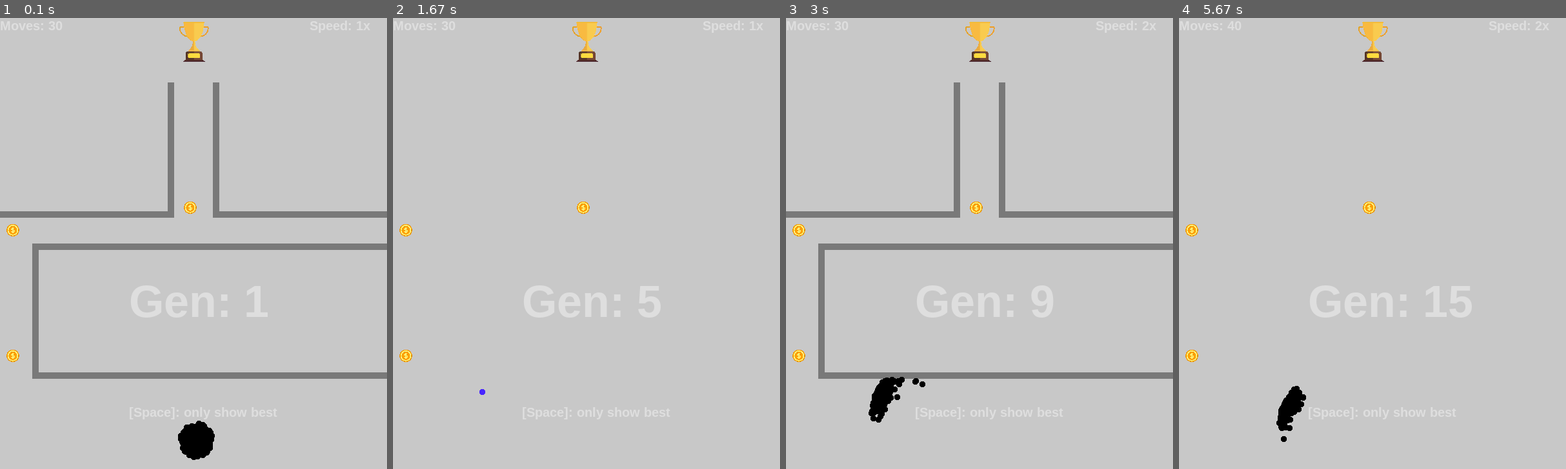
Above: before the commit, frames 1-4 (left to right).
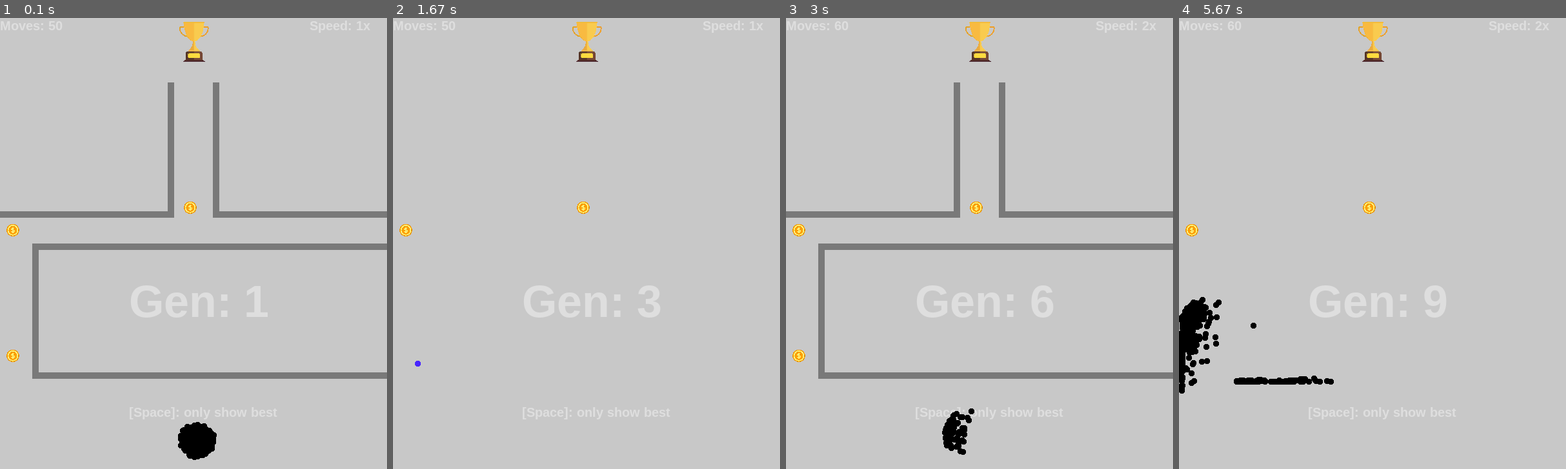
Above: after the commit, the same moments.

Repository: Coen-Potgieter/Projects
Game: pygame game, started from ML_dots/showcase.py
Same seed, same stepped clock (60 frames per second), same inputs: the game is played once before the commit and once after it.
Inputs:
- Up to frame 1 (0.1 s): no input
- Up to frame 2 (1.67 s): hold Up 0.33-0.8 s; hold Down 0.83-1.13 s; tap Space at 0.9, 1.23, 1.63 s; tap F at 0.98 s; hold Up 1.17-1.53 s; hold Down from 1.57 s (still down)
- Up to frame 3 (3 s): release Down at 1.93 s; hold Up 1.97-2.27 s; tap Space at 2.03, 2.37, 2.7 s; tap F at 2.12 s; hold Down 2.3-2.6 s; hold Up from 2.63 s (still down)
- Up to frame 4 (5.67 s): release Up at 3 s; hold Down 3.03-3.4 s; tap Space at 3.1, 3.5, 3.83, 4.17, 4.57, 4.97, 5.3, 5.63 s; tap F at 3.18, 4.25, 5.38 s; hold Up 3.43-3.73 s; hold Down 3.77-4.07 s; hold Up 4.1-4.47 s; hold Down 4.5-4.87 s; hold Up 4.9-5.2 s; hold Down 5.23-5.53 s; hold Up from 5.57 s (still down)

The runs differ from the first frame. In frame 1, less than 0.1% of the frame differs, in the area x 46-56%, y 89-98%; in frame 2, 0.1%; in frame 3, 1.0%; in frame 4, 2.0%, in the area x 0-40%, y 61-94%.

Commit message:
ML_dots initial params set

Diff:
--- a/ML_dots/showcase.py
+++ b/ML_dots/showcase.py
@@ -1,13 +1,13 @@
-from main_code import *
+from brain import *
 
 # Change things here
 COURSE_NUM = 2
 POPULATION = 600
 MUTATION_RATE = 5
 
-STARTING_MOVES = 30
+STARTING_MOVES = 50
 MOVE_INCR = 10
-GEN_INCR = 10
+GEN_INCR = 5
 
 RANK_BASED = True
 ROULETTE_WHEEL = not RANK_BASED
Renamed: ML_dots/main_code.py -> ML_dots/brain.py
Not shown, changed: ML_Digits/Assets/drawn_img.png
